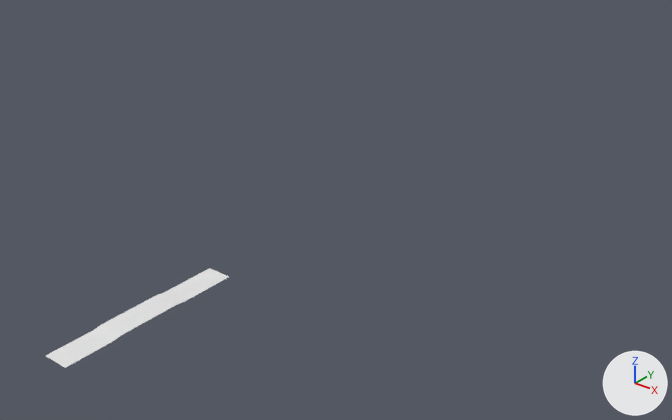
What one commit did to the FBX model Assets/_Project/Models/Levels/Level_1.fbx.
Camera for both pictures: a 50 mm lens placed at (128.0, -80.0, 99.0), pointed at (-18.0, 102.0, -14.0). The lights are fixed; the arrows at lower right show +X, +Y and +Z. The picture after the commit comes second. Where no turn or scale is listed for an object, it has been applied to the vertices.
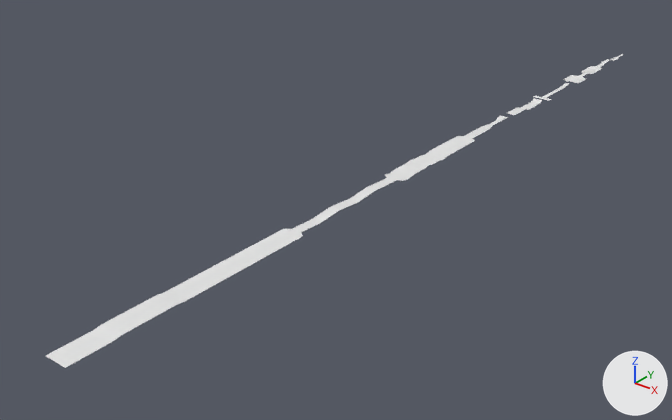
Changed parts and their boxes (x1, y1, x2, y2) in the pictures (672 x 420 px):
'Plane', reshaped (215% wider, 212% taller)
    before: (46, 268, 229, 368)
    after: (46, 54, 624, 368)
part 1 of me_plane, added
    after: (292, 115, 508, 232)
part 2 of me_plane, added
    after: (564, 54, 624, 83)
part 3 of me_plane, added
    after: (533, 83, 569, 101)
part 4 of me_plane, added
    after: (507, 98, 542, 115)
part 5 of me_plane, built on
    before: (207, 268, 229, 279)
    after: (207, 229, 303, 279)

Edits to the bpy script that builds the scene:
```text
Change me_plane:
    used by ob_plane; location = (0.0, 0.0, 0.0)
    remove me_plane.from_pydata(...)  # 14 vertices, 6 faces; spans x -3.0..3.0, y -1.5..40.5, z 0.0..0.3
    add me_plane.from_pydata(...)  # 241 vertices, 123 faces; spans x -3.0..3.0, y -1.5..251.5, z -0.8..0.5
    me_plane part 1: a new loose piece of 95 vertices spanning x -3.0..3.0, y 65.5..162.5, z -0.4..0.4
    me_plane part 2: a new loose piece of 66 vertices spanning x -3.0..3.0, y 208.5..251.5, z -0.5..0.5
    me_plane part 3: a new loose piece of 22 vertices spanning x -3.0..3.0, y 186.5..205.5, z -0.5..0.0
    me_plane part 4: a new loose piece of 18 vertices spanning x -1.5..1.5, y 166.5..184.5, z -0.8..0.0
    me_plane part 5
    2 vertices are removed from x -3.0..3.0, y 40.5, z 0.0
    6 faces are deleted
    5 vertices are added at (0.0, 65.5, 0.0), (-1.5, 65.5, 0.0), (1.5, 65.5, 0.0), (3.0, 64.5, 0.0), (-3.0, 64.5, 0.0)
    6 new vertices lie (1.5, 0.0, 0.0) away from vertices in x -3.0, y -1.5..27.5, z 0.0..0.3
    6 new vertices lie (1.5, 0.0, 0.0) away from vertices in x -1.5, y -1.5..27.5, z 0.0..0.3
    6 new vertices lie (-1.5, 0.0, 0.0) away from vertices in x 3.0, y -1.5..27.5, z 0.0..0.3
    5 new vertices lie (0.0, 36.1, 0.0) away from vertices in x -3.0..3.0, y 27.5, z 0.0
    28 new faces join them
```
